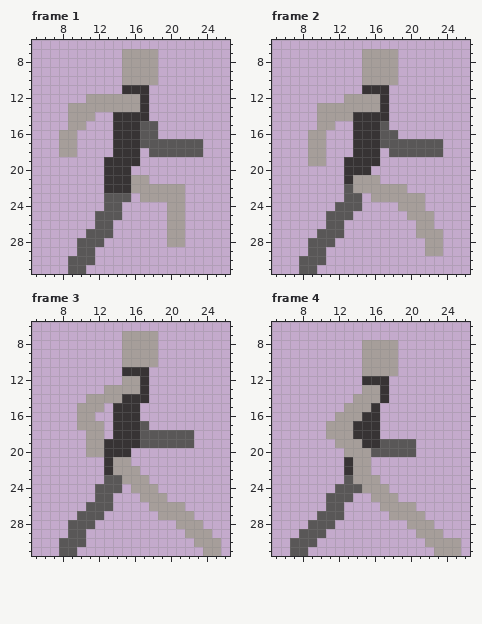
Pixel-art file -- assets/dudesprites/dudewalk2/dudewalk.aseprite. The picture above is the old version.
32x32 pixels, 24 frames. Colours within 5 levels of each other are drawn and written as one. Shown: frame 1: x 5..26, y 6..31; frame 2: x 5..26, y 6..31; frame 3: x 5..26, y 6..31; frame 4: x 5..26, y 6..31. The commit also changed other frames, which this record leaves out.
And afterwards:
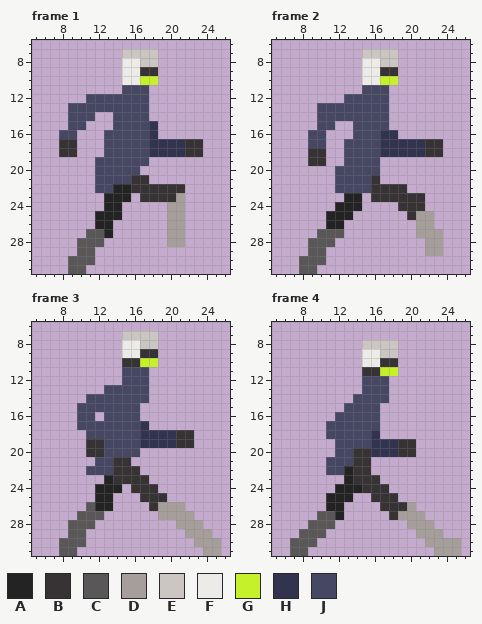
Palette (. is transparent): A #232323  B #373334  C #595757  D #a69e9a  E #cbc6c1  F #ecebe7  G #c4f129  H #32334e  J #464762
Edits made:
layer "Details" added
--- frame 1, layer "Details"
@@ x 5..26 @@
  6 ......................
- 7 ..........DDDD........
- 8 ..........DDDD........
- 9 ..........DDDD........
-10 ..........DDDD........
-11 ..........BBB.........
-12 ......DDDDDDB.........
-13 ....DDDDDDDDB.........
-14 ....DDD..BBBB.........
-15 ....DD...BBBCC........
-16 ...DD....BBBCC........
-17 ...DD....BBBCCCCCCC...
-18 ...DD....BBB.CCCCCC...
-19 ........BBBB..........
-20 ........BBB...........
-21 ........BBBDD.........
-22 ........BBBDDDDDD.....
-23 ........CCC.DDDDD.....
-24 ........CC.....DD.....
-25 .......CCC.....DD.....
-26 .......CC......DD.....
-27 ......CCC......DD.....
+ 7 ..........EEEE........
+ 8 ..........FFEE........
+ 9 ..........FFBB........
+10 ..........FFGG........
+11 ..........JJJ.........
+12 ......JJJJJJJ.........
+13 ....JJJJJJJJJ.........
+14 ....JJJ..JJJJ.........
+15 ....JJ...JJJJH........
+16 ...JJ...JJJJJH........
+17 ...BB...JJJJJHHHHBB...
+18 ...BB...JJJJJHHHHBB...
+19 .......JJJJJJ.........
+20 .......JJJJJ..........
+21 .......JJJJBB.........
+22 .......JJAABBBBBB.....
+23 ........AAA.BBBBD.....
+24 ........AA.....DD.....
+25 .......AAA.....DD.....
+26 .......AA......DD.....
+27 ......CCA......DD.....
 28 .....CCC.......DD.....
--- frame 2, layer "Details"
@@ x 5..26 @@
  6 ......................
- 7 ..........DDDD........
- 8 ..........DDDD........
- 9 ..........DDDD........
-10 ..........DDDD........
-11 ..........BBB.........
-12 ........DDDDB.........
-13 .....DDDDDDDB.........
-14 .....DDDDBBBB.........
-15 .....DD..BBBC.........
-16 ....DD...BBBCC........
-17 ....DD...BBBCCCCCCC...
-18 ....DD...BBB.CCCCCC...
-19 ....DD..BBBB..........
-20 ........BBB...........
-21 ........BDDD..........
-22 ........CDDDDDD.......
-23 ........CC.DDDDDD.....
-24 .......CCC....DDD.....
-25 ......CCC......DDD....
-26 ......CC........DD....
+ 7 ..........EEEE........
+ 8 ..........FFEE........
+ 9 ..........FFBB........
+10 ..........FFGG........
+11 ..........JJJ.........
+12 ........JJJJJ.........
+13 .....JJJJJJJJ.........
+14 .....JJJJJJJJ.........
+15 .....JJ..JJJJ.........
+16 ....JJ...JJJHH........
+17 ....JJ..JJJJHHHHHBB...
+18 ....BB..JJJJHHHHHBB...
+19 ....BB..JJJJ..........
+20 .......JJJJJ..........
+21 .......JJJJB..........
+22 .......JJJJBBBB.......
+23 ........AA.BBBBBB.....
+24 .......AAA....BBB.....
+25 ......AAA......BDD....
+26 ......AA........DD....
 27 .....CCC........DDD...
--- frame 3, layer "Details"
@@ x 5..26 @@
  6 ......................
- 7 ..........DDDD........
- 8 ..........DDDD........
- 9 ..........DDDD........
-10 ..........DDDD........
-11 ..........BBB.........
-12 ..........DDB.........
-13 ........DDDDB.........
-14 ......DDDDBBB.........
-15 .....DDD.BBB..........
-16 .....DD..BBB..........
-17 .....DDD.BBBC.........
-18 ......DD.BBBCCCCCC....
-19 ......DDBBBBCCCCCC....
-20 ......DDBBB...........
-21 ........BDD...........
-22 ........BDDD..........
-23 ........CCDDD.........
-24 .......CCC.DDD........
-25 .......CC...DDD.......
-26 ......CCC....DDDD.....
+ 7 ..........EEEE........
+ 8 ..........FFEE........
+ 9 ..........FFBB........
+10 ..........BBGG........
+11 ..........JJJ.........
+12 ..........JJJ.........
+13 ........JJJJJ.........
+14 ......JJJJJJJ.........
+15 .....JJJJJJJ..........
+16 .....JJ.JJJJ..........
+17 .....JJJJJJJH.........
+18 ......JJJJJJHHHHBB....
+19 ......BBJJJJHHHHBB....
+20 ......BBJJJJ..........
+21 .......JJBB...........
+22 ......JJJBBB..........
+23 ........ABBBB.........
+24 .......AAA.BBB........
+25 .......AA...BBB.......
+26 ......CAA....BDDD.....
 27 .....CCC......DDDD....
--- frame 4, layer "Details"
@@ x 9..22 @@
  7 ..............
- 8 ......DDDD....
- 9 ......DDDD....
-10 ......DDDD....
-11 ......DDDD....
-12 ......BBB.....
-13 ......DDB.....
-14 .....DDDB.....
-15 ....DDDB......
-16 ...DDDBB......
-17 ..DDDBBB......
-18 ..DDDBBB......
-19 ...DDDBBCCCC..
-20 ....DDDCCCCC..
-21 ....BDD.......
-22 ....BDD.......
-23 ....CDDD......
-24 ...CCCDDD.....
-25 ..CCC..DDD....
-26 ..CC....DDDD..
-27 .CCC.....DDDD.
+ 8 ......EEEE....
+ 9 ......FFEE....
+10 ......FFBB....
+11 ......BBGG....
+12 ......JJJ.....
+13 ......JJJ.....
+14 .....JJJJ.....
+15 ....JJJJ......
+16 ...JJJJJ......
+17 ..JJJJJJ......
+18 ..JJJJJH......
+19 ...JJJJHHHBB..
+20 ...JJBBHHHBB..
+21 ..JJJBB.......
+22 ..JJABB.......
+23 ....ABBB......
+24 ...AAABBB.....
+25 ..AAA..BBB....
+26 ..AA....BBBD..
+27 .CCA.....BDDD.
 28 CCC........DDD
Changed places in both pictures, as pixel boxes (x1, y1, x2, y2):
changed: (59, 49, 203, 238)
changed: (308, 49, 443, 229)
changed: (77, 331, 194, 511)
changed: (326, 340, 416, 520)
